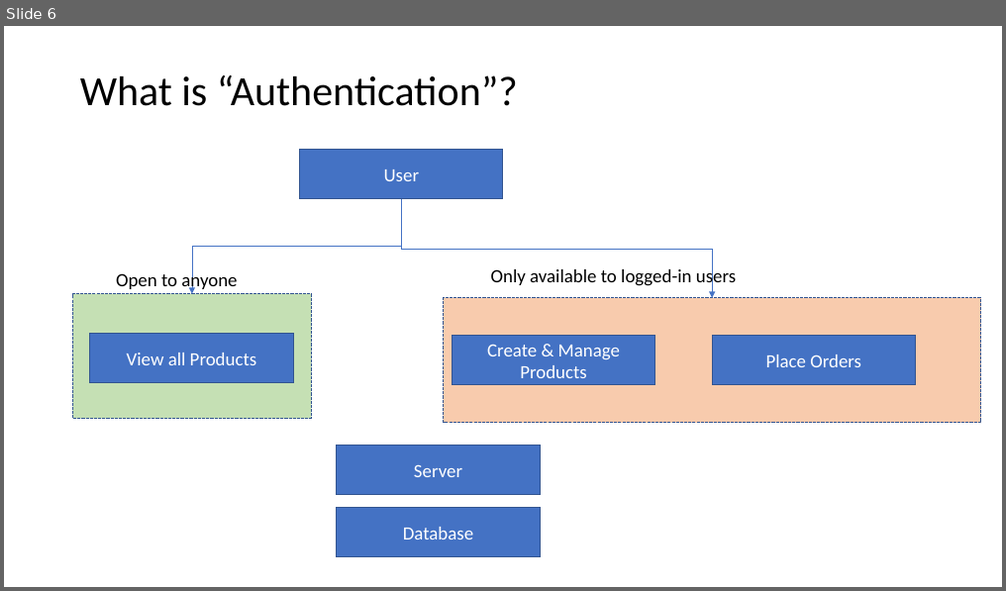
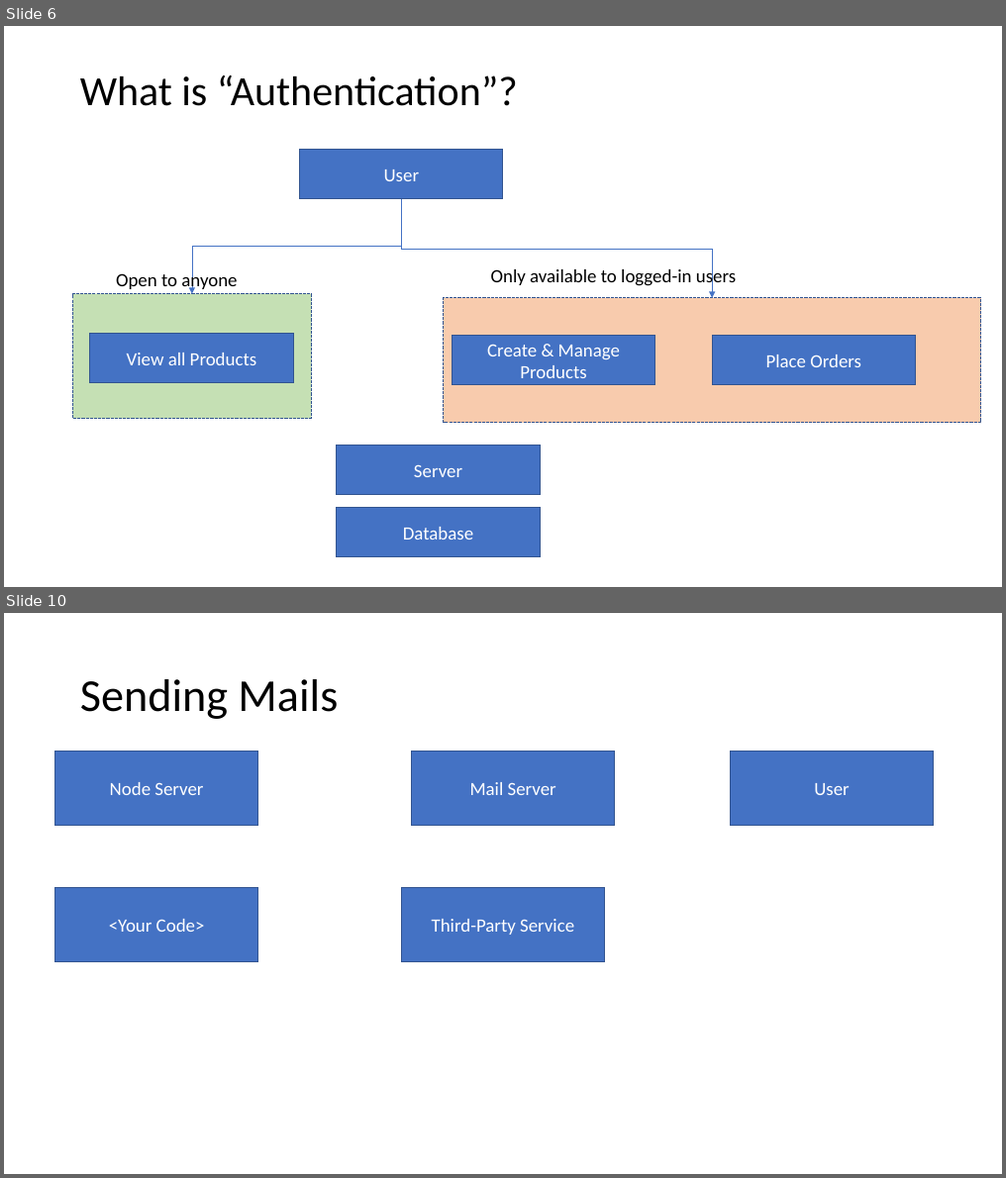
Before and after one commit to PiyushChaturvedii/batch03, a slide deck: Sessions & Cookies.pptx. Shown one above the other, each under a label of ours: slide 6 before the commit, slides 6 and 10 after it; the slides between them are not shown. The pictures are 1006x591 and 1006x1178 pixels, drawn with LibreOffice and Linux fonts; fonts in the diff are those of the drawing. Boxes give left, top, right and bottom in pixels: in the first picture for what was removed or moved away, otherwise in the second. Text is boxed around its words. In the diff, an @@ line names an element or a change of style, - is before the commit and + after.

Commit message:
mail set

```diff
--- a/Sessions & Cookies.pptx
+++ b/Sessions & Cookies.pptx
@@ slide 10 added at (x1=4, y1=613, x2=1002, y2=1174), background #FFFFFF @@
@@ title added at (x1=80, y1=679, x2=338, y2=719), 44 pt, text #000000 @@
+Sending Mails
@@ rectangle added at (x1=54, y1=752, x2=257, y2=826), fill #4472C4, outline #325491 1 pt, 18 pt, text #FFFFFF @@
+Node Server
@@ rectangle added at (x1=411, y1=752, x2=614, y2=826), fill #4472C4, outline #325491 1 pt, 18 pt, text #FFFFFF @@
+Mail Server
@@ rectangle added at (x1=731, y1=752, x2=933, y2=826), fill #4472C4, outline #325491 1 pt, 18 pt, text #FFFFFF @@
+User
@@ rectangle added at (x1=54, y1=888, x2=257, y2=961), fill #4472C4, outline #325491 1 pt, 18 pt, text #FFFFFF @@
+<Your Code>
@@ rectangle added at (x1=402, y1=888, x2=604, y2=961), fill #4472C4, outline #325491 1 pt, 18 pt, text #FFFFFF @@
+Third-Party Service
```
Also in this commit, not shown: 1 slide changed, 2 other slides added, 39 other files.
